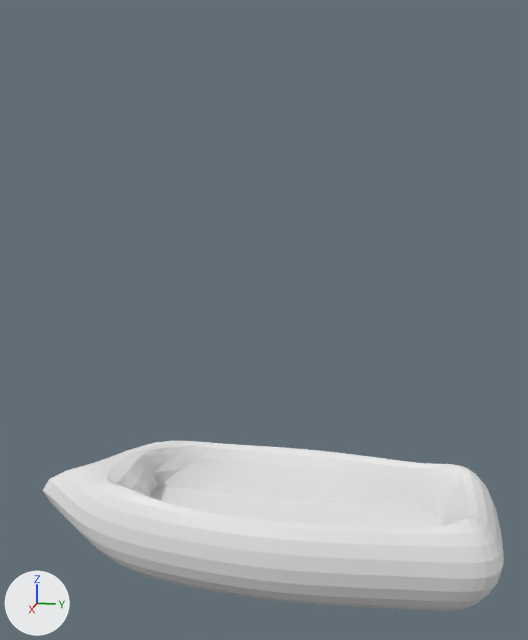
The Blender file salemstalker/Assets/3D/props/inquisitorboat.blend as it was, and as the next commit left it.
Both versions are drawn from a 50 mm lens placed at (11.61, 2.99, 6.41), pointed at (-0.11, 0.64, 3.48). Every picture has the same lights, and +X, +Y and +Z are marked at lower left.

The older version as bpy lines, for what is in view:
```python
me_cube_001 = bpy.data.meshes.new('Cube.001')
me_cube_001.from_pydata(...)  # 46 vertices, 38 faces; spans x 0.0..1.94, y -4.52..4.95, z -1.0..1.0
ob_cube = bpy.data.objects.new('Cube', me_cube_001)
ob_cube.location = (0.0, 0.0, 0.0)
_m = ob_cube.modifiers.new('Subdivision', 'SUBSURF')
_m = ob_cube.modifiers.new('Mirror', 'MIRROR')
```
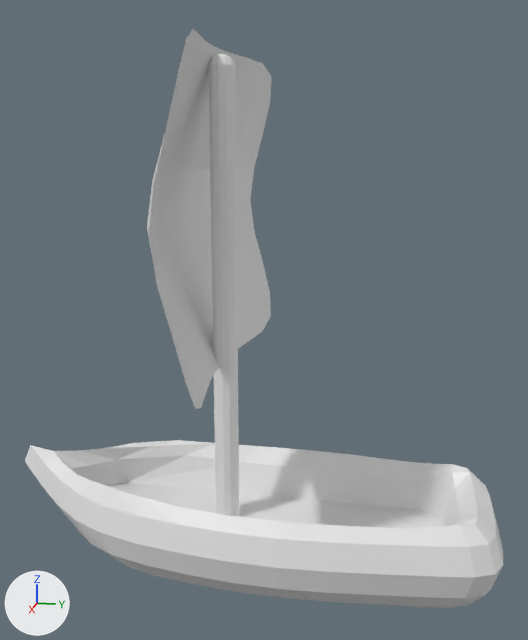
Changed parts and their boxes (x1, y1, x2, y2) in the pictures (528 x 640 px):
'Cube', reshaped, modifiers changed
    before: (43, 441, 504, 611)
    after: (25, 440, 503, 608)
'Plane', added
    after: (147, 29, 271, 409)
'Cylinder', added
    after: (208, 54, 239, 517)

Patch to the scene script:
```diff
--- a/salemstalker/Assets/3D/props/inquisitorboat.blend.py
+++ b/salemstalker/Assets/3D/props/inquisitorboat.blend.py
@@ me_cube_001 @@
 # used by ob_cube; location = (0.0, 0.0, 0.0)
-me_cube_001.from_pydata(...)  # 46 vertices, 38 faces; spans x 0.0..1.94, y -4.52..4.95, z -1.0..1.0
+me_cube_001.from_pydata(...)  # 306 vertices, 304 faces; spans x -1.71..1.71, y -3.91..4.7, z -1.32..0.9
+# me_cube_001 part 1: 41 vertices removed from x 0.0..1.94, y -4.52..4.95, z -1.0..1.0; 301 vertices added at x -1.71..1.71, y -3.91..4.7, z -1.32..0.9
@@ me_plane @@
+me_plane.from_pydata(...)  # 81 vertices, 64 faces; spans x -2.95..2.95, y -2.55..2.55, z -0.35..0.95
@@ me_cylinder @@
+me_cylinder.from_pydata(...)  # 60 vertices, 50 faces; spans x -0.22..0.22, y -0.22..0.22, z -0.43..7.64
@@ ob_cube @@
 ob_cube.location = (0.0, 0.0, 0.0)
-_m = ob_cube.modifiers.new('Subdivision', 'SUBSURF')
-_m = ob_cube.modifiers.new('Mirror', 'MIRROR')
@@ ob_plane @@
+ob_plane = bpy.data.objects.new('Plane', me_plane)
+ob_plane.location = (0.0, -0.08, 5.25)
+ob_plane.rotation_euler = (1.571, 0.0, 0.0)  # degrees (90, 0, 0)
@@ ob_cylinder @@
+ob_cylinder = bpy.data.objects.new('Cylinder', me_cylinder)
+ob_cylinder.location = (0.0, 0.0, 0.07)
```
